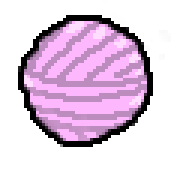
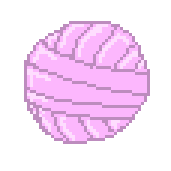
Layers edited between the first and the second 171×171 image:
added layer "Shading" above "Threads" over [27, 24, 144, 141]
renamed "Layer 2" to "Threads", painted on it over [18, 15, 171, 147]
renamed "Layer 3" to "Outline", showed it, painted on it over [18, 15, 171, 147]
added layer "Base Yarn" above "Layer 2" over [24, 21, 150, 144]
added layer "Layer 2" over [18, 15, 171, 147]
